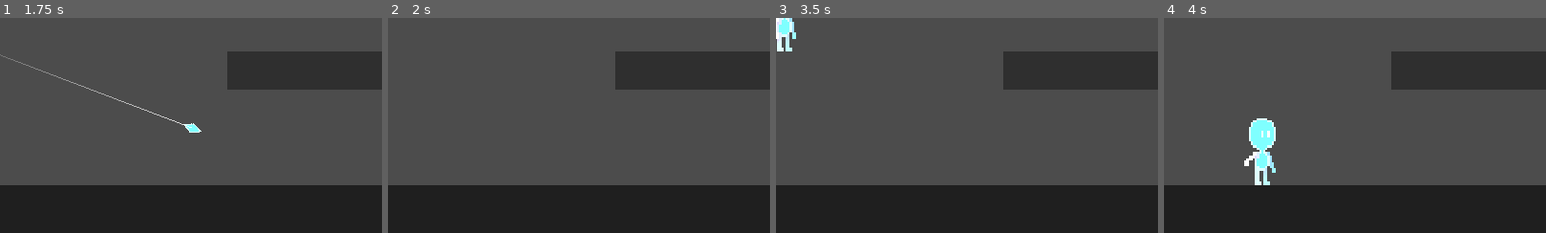
Above: before the commit, frames 1-4 (left to right).
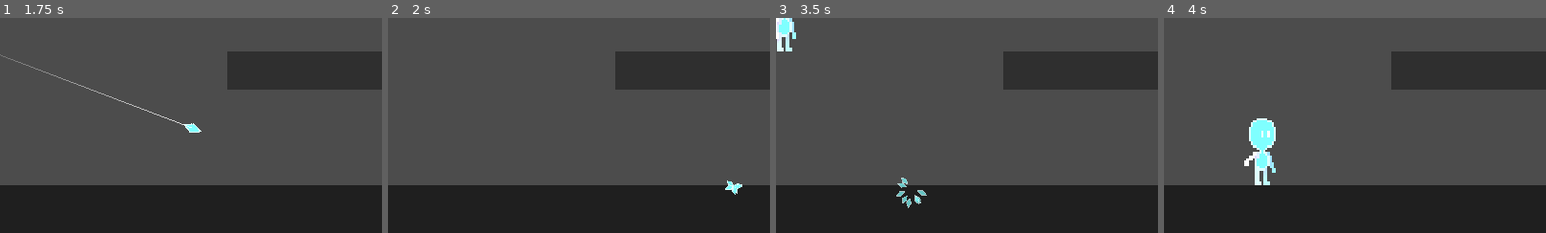
Above: after the commit, the same moments.

Repository: zhyrin0/through-the-looking-glass
Game: Godot game, scene res://tests/level/test.tscn
Two runs of this game, one before a commit and one after it. Both use one fixed random seed, a clock stepped at 60 frames per second and the inputs below. This scene is started directly instead of the project's main scene. Sound files missing from this copy of the repository are replaced by a short silence.
Inputs (mouse positions are % of the whole screen's width and height, from its top left):
- Up to frame 1 (1.75 s): tap Enter at 0.5 s; move the mouse to (72, 45) at 0.52 s; press the mouse at (72, 45) at 0.53 s; hold D (move_right) from 0.53 s (still down); tap Space (move_jump) at 0.77, 1.52 s; move the mouse to (30, 55) at 1.27 s; release the mouse at (30, 55) at 1.28 s; tap S (move_fall) at 1.35 s
- Up to frame 2 (2 s): keep holding D (move_right)
- Up to frame 3 (3.5 s): move the mouse to (60, 28) at 2.02 s; release D (move_right) at 2.03 s; press the mouse at (60, 28) at 2.03 s; hold A (move_left) 2.03-2.78 s; move the mouse to (45, 70) at 2.77 s; release the mouse at (45, 70) at 2.78 s; hold D (move_right) from 2.78 s (still down); tap S (move_fall) at 2.85 s; tap Space (move_jump) at 3.02 s
- Up to frame 4 (4 s): keep holding D (move_right); move the mouse to (80, 65) at 3.52 s; press the mouse at (80, 65) at 3.53 s; tap Space (move_jump) at 3.77 s
The pictures show only the part of the screen within x 35-85%, y 50-100%; the shares and areas given below are measured in that part.

Frame 1 is identical in both runs. In frame 2, 0.1% of the frame differs, in the area x 88-93%, y 75-83%; in frame 3, 0.3%, in the area x 31-40%, y 74-89%; in frame 4, nothing differs.

Commit message:
Add projectile shatter particles

Diff:
--- a/src/projectile/projectile.gd
+++ b/src/projectile/projectile.gd
@@ -10,7 +10,9 @@
 var start_global_pos := Vector2.ZERO
 var direction := Vector2.ZERO
 var is_strong := false
+var collided := false
 onready var area := $Area2D as Area2D
+onready var shatter_particles := $ShatterParticles as Particles2D
 onready var shatter_audio := $ShatterAudio as AudioStreamPlayer
 onready var delete_timer := $DeleteTimer as Timer
 
@@ -47,10 +49,14 @@
 
 
 func _on_Area2D_body_entered(body: Node) -> void:
+	if collided:
+		return
+	collided = true
 	area.set_deferred("monitoring", false)
-	visible = false
 	if body.has_method("on_hit"):
 		body.call("on_hit")
+	self_modulate = Color.transparent
+	shatter_particles.emitting = true
 	shatter_audio.play()
 	delete_timer.stop()
 	set_process(false)
--- a/src/projectile/projectile.tscn
+++ b/src/projectile/projectile.tscn
@@ -1,9 +1,30 @@
-[gd_scene load_steps=5 format=2]
+[gd_scene load_steps=9 format=2]
 
 [ext_resource path="res://src/projectile/projectile.gd" type="Script" id=1]
 [ext_resource path="res://src/projectile/assets/shoot.wav" type="AudioStream" id=2]
 [ext_resource path="res://src/projectile/assets/shatter.wav" type="AudioStream" id=3]
 [ext_resource path="res://src/projectile/assets/projectile.png" type="Texture" id=4]
+[ext_resource path="res://src/projectile/assets/projectile_shatter.png" type="Texture" id=5]
+
+[sub_resource type="Gradient" id=1]
+colors = PoolColorArray( 1, 1, 1, 1, 1, 1, 1, 0 )
+
+[sub_resource type="GradientTexture" id=2]
+gradient = SubResource( 1 )
+
+[sub_resource type="ParticlesMaterial" id=3]
+flag_align_y = true
+flag_disable_z = true
+direction = Vector3( 0, 0, 0 )
+spread = 180.0
+gravity = Vector3( 0, 150, 0 )
+initial_velocity = 150.0
+initial_velocity_random = 0.25
+orbit_velocity = 0.0
+orbit_velocity_random = 0.0
+scale = 0.5
+scale_random = 0.1
+color_ramp = SubResource( 2 )
 
 [node name="Projectile" type="Sprite"]
 texture = ExtResource( 4 )
@@ -20,6 +41,17 @@
 [node name="CollisionPolygon2D" type="CollisionPolygon2D" parent="Area2D"]
 polygon = PoolVector2Array( -4, 0, 0, -2, 4, 0, 0, 2 )
 
+[node name="ShatterParticles" type="Particles2D" parent="."]
+show_behind_parent = true
+emitting = false
+lifetime = 0.5
+one_shot = true
+explosiveness = 1.0
+randomness = 0.5
+local_coords = false
+process_material = SubResource( 3 )
+texture = ExtResource( 5 )
+
 [node name="ShootAudio" type="AudioStreamPlayer" parent="."]
 stream = ExtResource( 2 )
 autoplay = true
Binary file added: src/projectile/assets/projectile_shatter.png
Not shown, added: src/projectile/assets/projectile_shatter.png.import
Not shown, added: assets_source/2d/projectile_shatter.xcf
